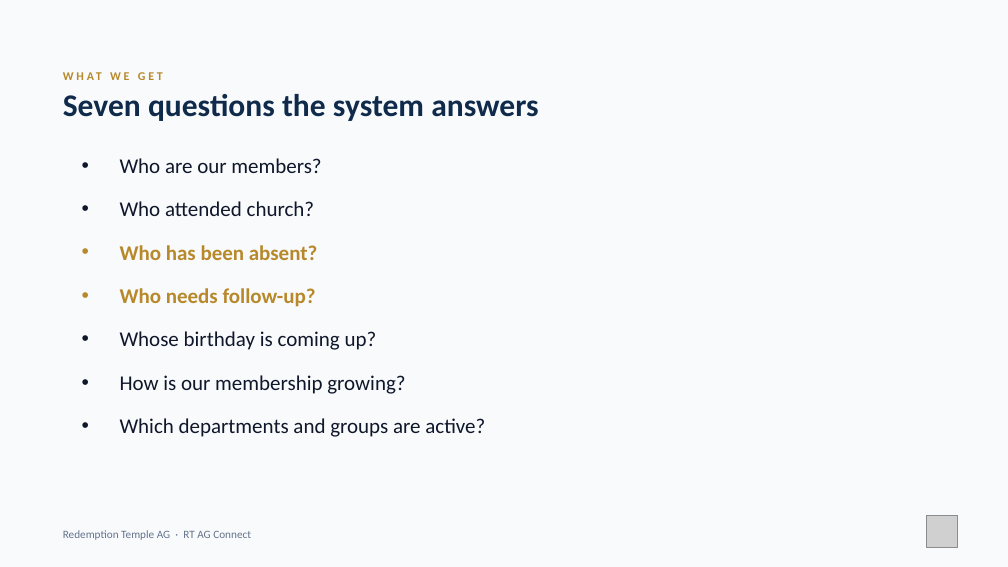
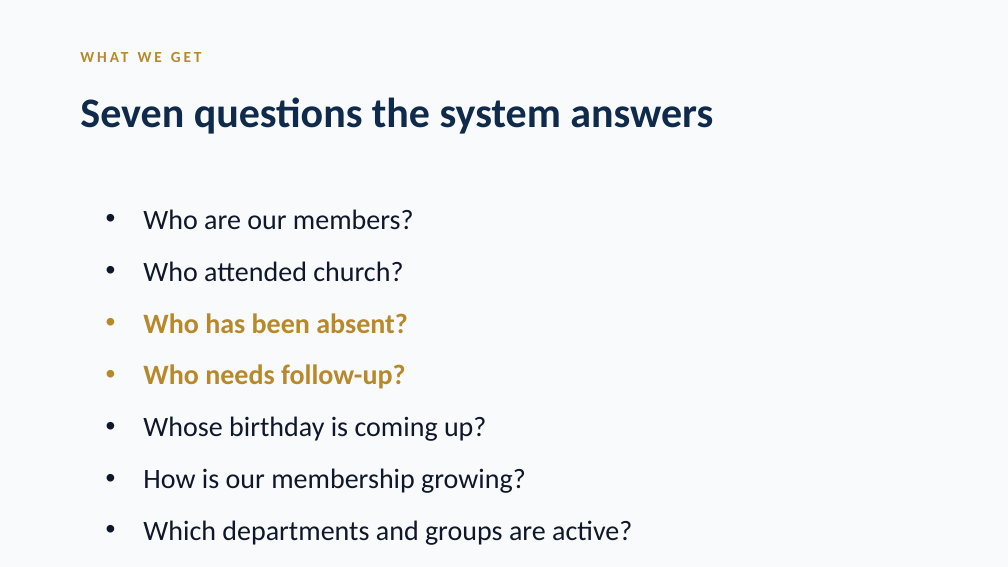
Before and after one commit to nhanhayhaw/ChurchCONNECT, a slide deck: slide 4 of docs/ChurchConnect-Leadership-Presentation.pptx. Drawn at 1008x567 pixels with LibreOffice and Linux fonts; fonts in the diff are those of the drawing; grey boxes stand for pictures; background and template pictures are left out. Boxes give left, top, right and bottom in pixels: in the first picture for what was removed or moved away, otherwise in the second. Text is boxed around its words. In the diff, an @@ line names an element or a change of style, - is before the commit and + after.

```diff
--- a/docs/ChurchConnect-Leadership-Presentation.pptx
+++ b/docs/ChurchConnect-Leadership-Presentation.pptx
@@ text "WHAT WE GET": place and size @@
-text "WHAT WE GET" at (52, 66, 952, 87)
+text "WHAT WE GET" at (71, 42, 1008, 71)
@@ text "WHAT WE GET" at (71, 42, 1008, 71): size 8.5 to 11 pt @@
@@ text "Seven questions the system answers": place and size @@
-text "Seven questions the system answers" at (63, 94, 538, 121)
+text "Seven questions the system answers" at (80, 97, 713, 134)
@@ text "Seven questions the system answers" at (80, 97, 713, 134): size 22.5 to 30 pt @@
@@ text "Who are our members?": place and size @@
-text "Who are our members?" at (120, 158, 485, 437)
+text "Who are our members?" at (143, 209, 632, 545)
@@ text "Who are our members?" at (143, 209, 632, 545): size 15 to 20 pt @@
@@ text removed at (63, 530, 251, 540) @@
-Redemption Temple AG · RT AG Connect
@@ picture removed at (926, 516, 959, 548) @@
```
Also in this commit, not shown: 21 other slides changed, 11 other files.
